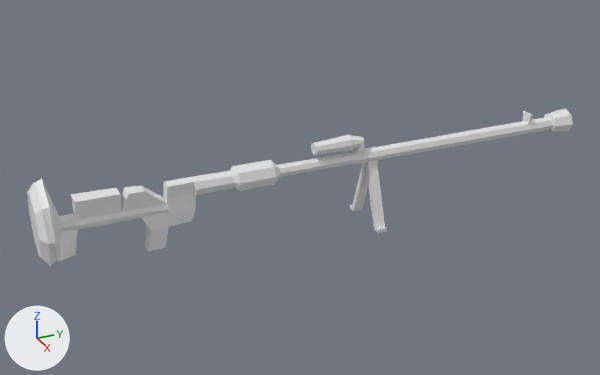
Before and after pictures for a commit that changed the Blender file Bozobaralika/Assets/Modelos/Armas/Rifle/PTRD.blend.
Rendered twice from a camera (50 mm lens) standing at (5.62, -2.83, 2.63) and looking at (-0.09, -0.26, -0.23). The axes (+X, +Y, +Z) are drawn at lower left. The lights are the same throughout.
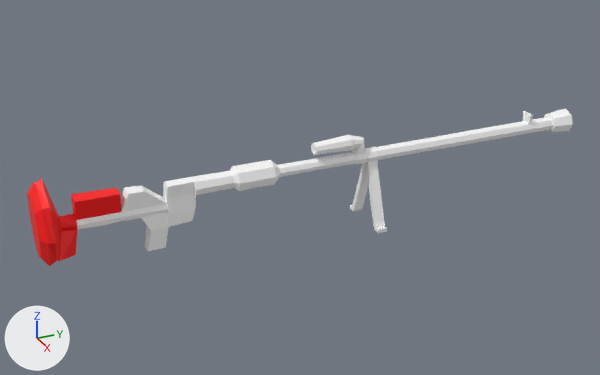
The newer file is also rescaled (x0.5), turned or shifted as a whole; pictures and numbers use the older file's frame.

Changed parts and their boxes [x1, y1, x2, y2] in the pictures (600 x 375 px):
part 1 of me_cube, recoloured
    both: [76, 109, 573, 251]
part 2 of me_cube, recoloured (white to red)
    both: [27, 178, 121, 266]

Edits to the bpy script that builds the scene:
```text
Add mat_madera:
    mat_madera = principled_material('Madera')
    mat_madera.base_color = (1.0, 0.0, 0.0)  # red #ff0000
Add mat_metal:
    mat_metal = principled_material('Metal')
    mat_metal.base_color = (1.0, 1.0, 1.0)  # white #ffffff
Change me_cube:
    where me_cube.from_pydata(...)  # 366 vertices, 364 faces; spans x -0.33..0.33, y -2.39..2.4, z -0.61..0.26
    used by ob_cube; location = (0.0, 0.0, 0.0)
    me_cube part 1: 308 of the faces centred in x -0.26..0.26, y -2.02..2.4, z -0.61..0.19 switch from mat_material (white #e7e7e7) to mat_metal (white #ffffff)
    me_cube part 2: 56 of the faces centred in x -0.28..0.28, y -2.39..-1.77, z -0.35..0.19 switch from mat_material (white #e7e7e7) to mat_madera (red #ff0000)
```
